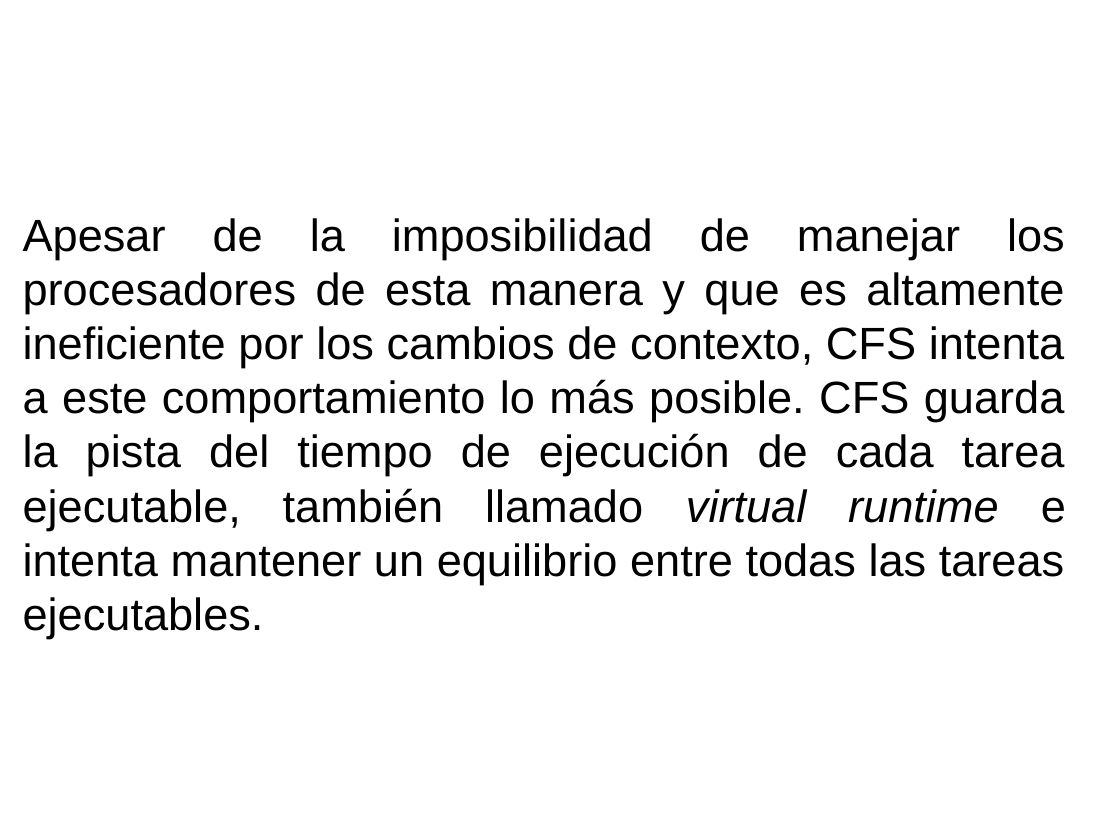
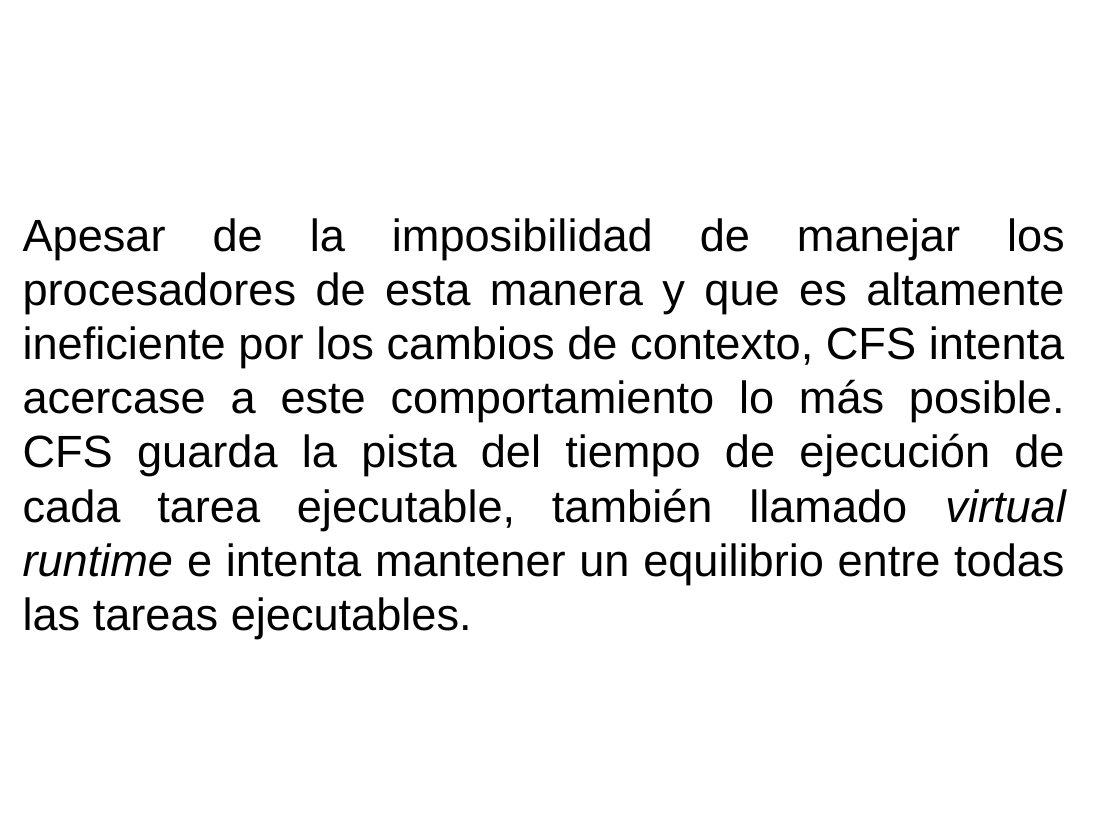
Before and after one commit to gwolf/clase-sistop-2017-01, a slide deck: slide 26 of exposiciones/planificadorCFS/planificadorCFS.pptx. Drawn at 1120x840 pixels with LibreOffice and Linux fonts; fonts in the diff are those of the drawing; background and template pictures are left out. Boxes give left, top, right and bottom in pixels: in the first picture for what was removed or moved away, otherwise in the second. Text is boxed around its words. In the diff, an @@ line names an element or a change of style, - is before the commit and + after.

```diff
--- a/exposiciones/planificadorCFS/planificadorCFS.pptx
+++ b/exposiciones/planificadorCFS/planificadorCFS.pptx
@@ text at bbox=[23, 218, 1065, 639]: text changed @@
-Apesar de la imposibilidad de manejar los procesadores de esta manera y que es altamente ineficiente por los cambios de contexto, CFS intenta a este comportamiento lo más posible. CFS guarda la pista del tiempo de ejecución de cada tarea ejecutable, también llamado virtual runtime e intenta mantener un equilibrio entre todas las tareas ejecutables.
+Apesar de la imposibilidad de manejar los procesadores de esta manera y que es altamente ineficiente por los cambios de contexto, CFS intenta acercase a este comportamiento lo más posible. CFS guarda la pista del tiempo de ejecución de cada tarea ejecutable, también llamado virtual runtime e intenta mantener un equilibrio entre todas las tareas ejecutables.
```
Also in this commit, not shown: 17 other slides changed.
